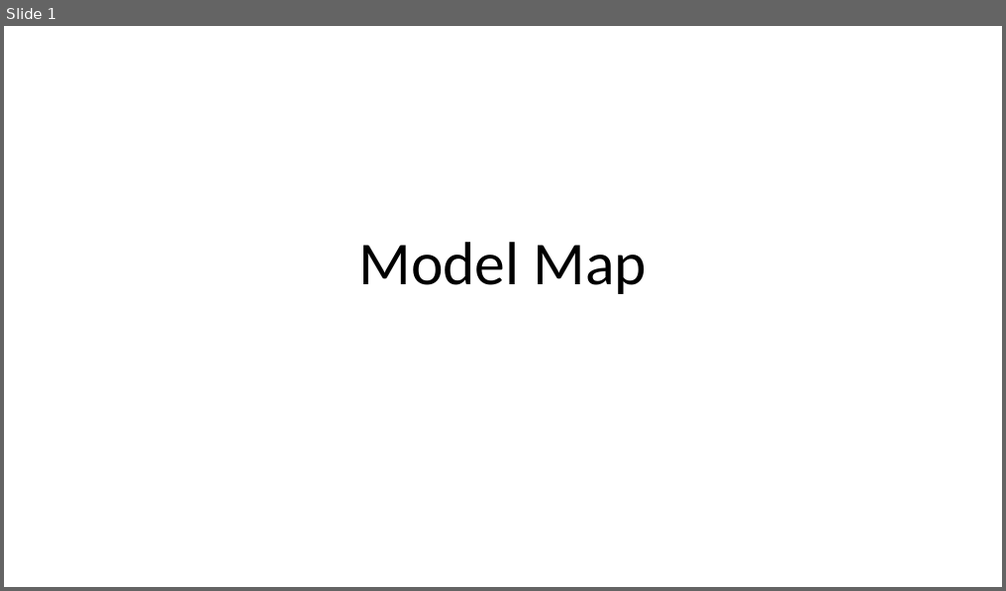
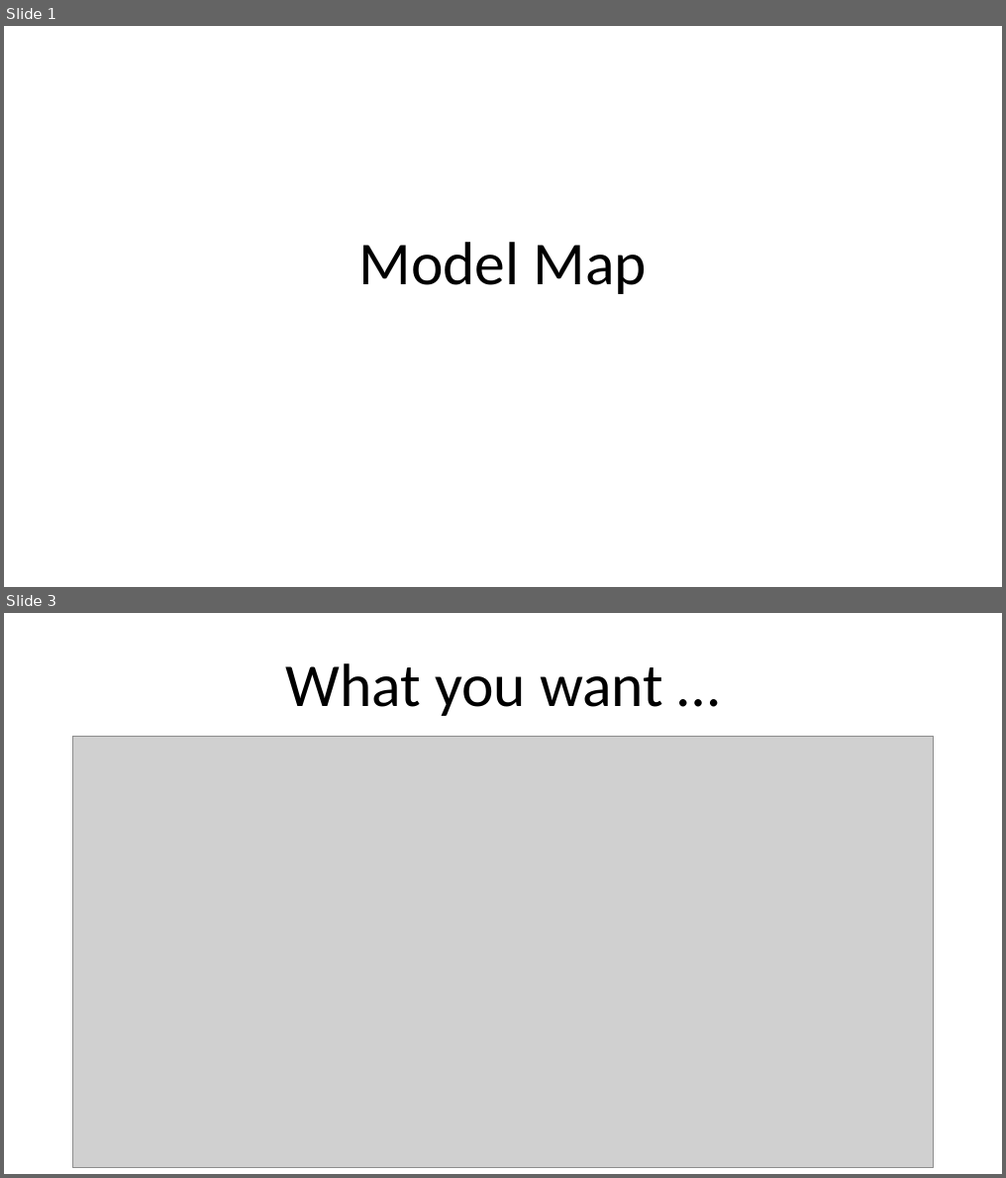
Before and after one commit to lesfurets/dOOv, a slide deck: doc/ppt/org_modelmap.pptx. Shown one above the other, each under a label of ours: slide 1 before the commit, slides 1 and 3 after it; the slides between them are not shown. The pictures are 1006x591 and 1006x1178 pixels, drawn with LibreOffice and Linux fonts; fonts in the diff are those of the drawing; grey boxes stand for pictures. Boxes give left, top, right and bottom in pixels: in the first picture for what was removed or moved away, otherwise in the second. Text is boxed around its words. In the diff, an @@ line names an element or a change of style, - is before the commit and + after.

```diff
--- a/doc/ppt/org_modelmap.pptx
+++ b/doc/ppt/org_modelmap.pptx
@@ slide 3 added at [4,613,1002,1174], background #FFFFFF @@
@@ title added at [286,663,663,716], 44 pt, text #000000 @@
+What you want …
@@ picture added at [73,737,933,1168] @@
```
Also in this commit, not shown: 5 other slides added, 7 other files.
